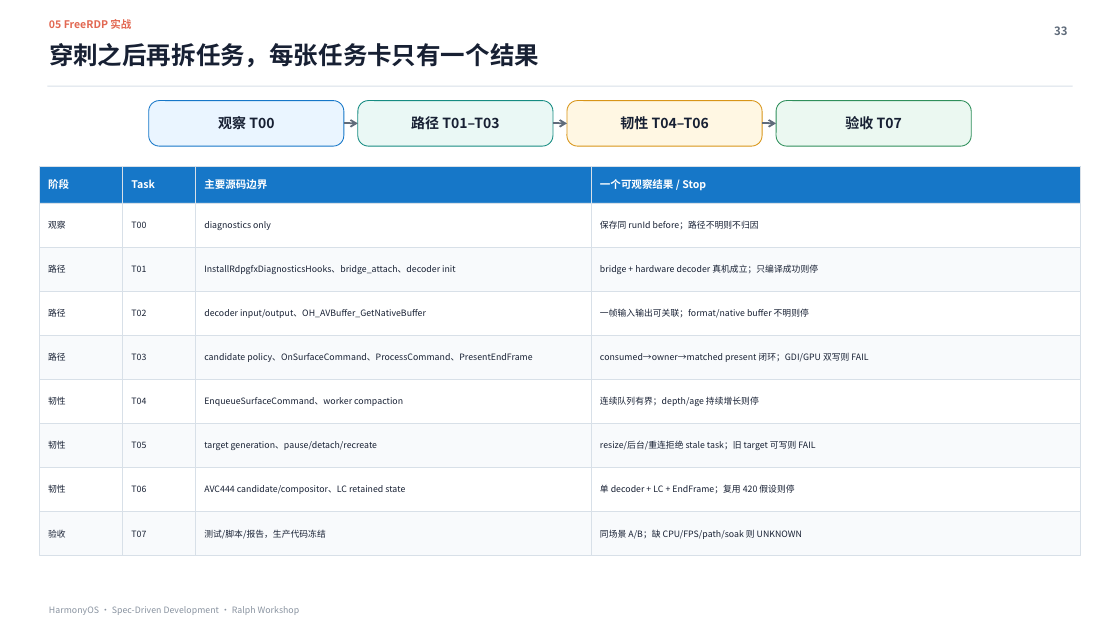
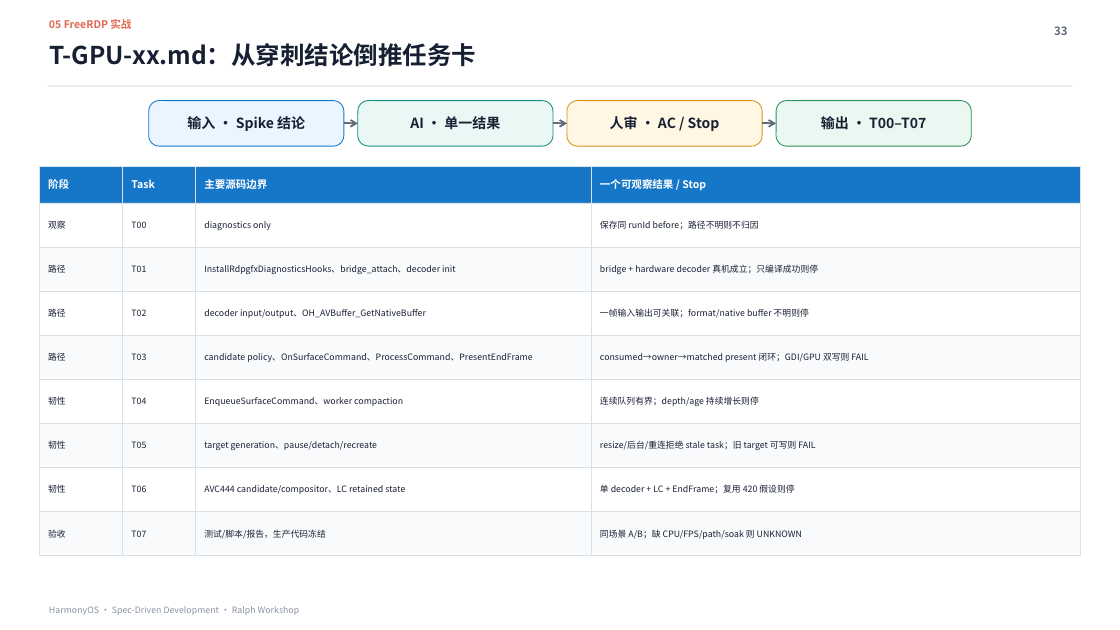
Before and after one commit to xiaomu120413/harmonyos-sdd-ralph-workshop, a slide deck: slide 33 of deliverables/HarmonyOS_SDD_Ralph_Workshop_MDM证据增强版.pptx. Drawn at 1120x630 pixels with LibreOffice and Linux fonts; fonts in the diff are those of the drawing. Boxes give left, top, right and bottom in pixels: in the first picture for what was removed or moved away, otherwise in the second. Text is boxed around its words. In the diff, an @@ line names an element or a change of style, - is before the commit and + after.

```diff
--- a/deliverables/HarmonyOS_SDD_Ralph_Workshop_MDM证据增强版.pptx
+++ b/deliverables/HarmonyOS_SDD_Ralph_Workshop_MDM证据增强版.pptx
@@ text at bbox=[49, 43, 476, 67]: text changed @@
-穿刺之后再拆任务，每张任务卡只有一个结果
+T-GPU-xx.md：从穿刺结论倒推任务卡
@@ text at bbox=[187, 116, 305, 131]: text changed @@
-观察 T00
+输入 · Spike 结论
@@ text at bbox=[410, 116, 500, 130]: text changed @@
-路径 T01–T03
+AI · 单一结果
@@ text at bbox=[610, 116, 720, 131]: text changed @@
-韧性 T04–T06
+人审 · AC / Stop
@@ text at bbox=[821, 115, 926, 133]: text changed @@
-验收 T07
+输出 · T00–T07
```
Also in this commit, not shown: 9 other slides changed, 2 slides added, 2 slides removed, 12 other files.
